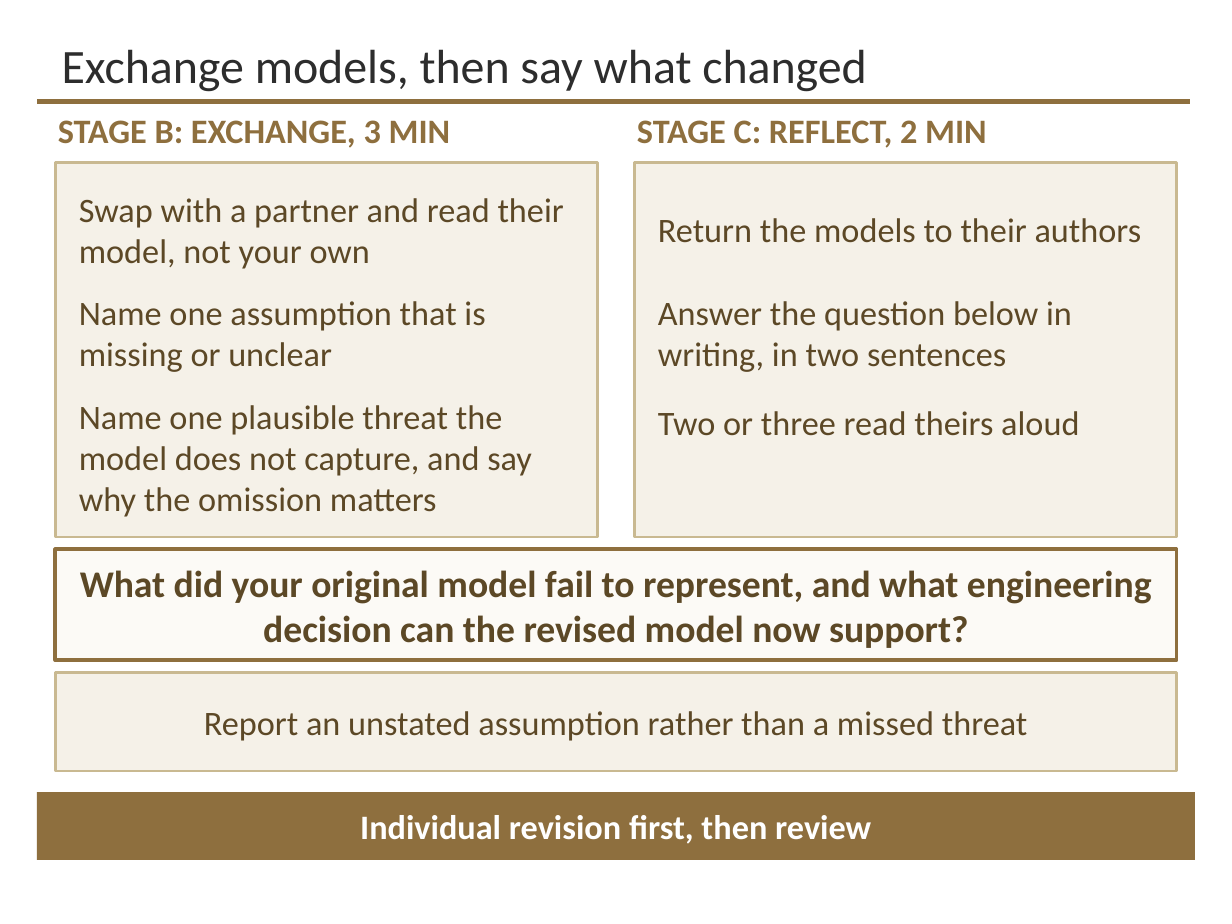
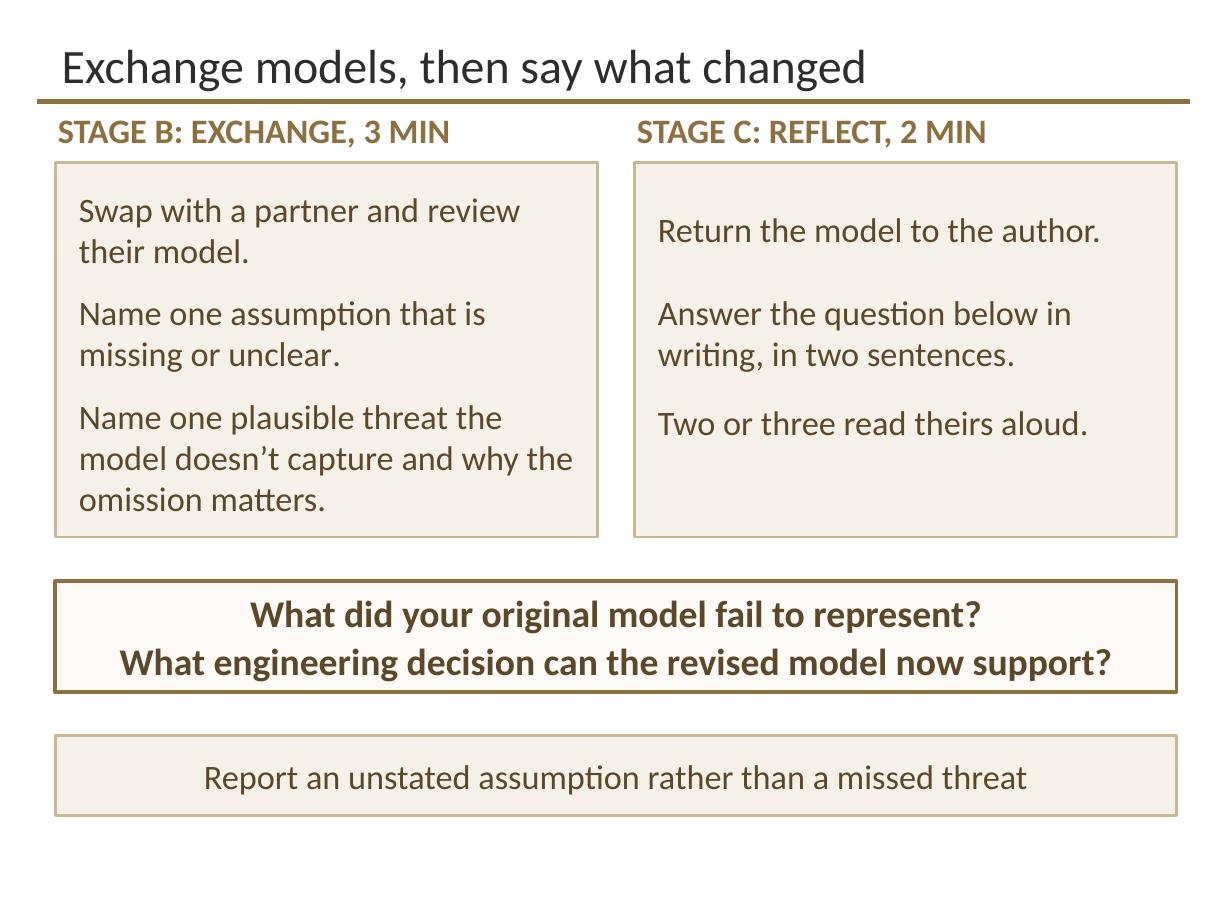
Before and after one commit to davisjam/model-based-agentic-software-engineering, a slide deck: slide 34 of course/lectures/act-3-software-in-the-world/05-security-engineering/3-5-Security-Engineering-1-Threat-Modeling.pptx. Drawn at 1232x924 pixels with LibreOffice and Linux fonts; fonts in the diff are those of the drawing; background and template pictures are left out. Boxes give left, top, right and bottom in pixels: in the first picture for what was removed or moved away, otherwise in the second. Text is boxed around its words. In the diff, an @@ line names an element or a change of style, - is before the commit and + after.

```diff
--- a/course/lectures/act-3-software-in-the-world/05-security-engineering/3-5-Security-Engineering-1-Threat-Modeling.pptx
+++ b/course/lectures/act-3-software-in-the-world/05-security-engineering/3-5-Security-Engineering-1-Threat-Modeling.pptx
@@ text at (x1=79, y1=198, x2=520, y2=264): text changed @@
-Swap with a partner and read their model, not your own
+Swap with a partner and review their model.
@@ text at (x1=658, y1=218, x2=1101, y2=243): text changed @@
-Return the models to their authors
+Return the model to the author.
@@ text at (x1=79, y1=301, x2=485, y2=372): text changed @@
-Name one assumption that is missing or unclear
+Name one assumption that is missing or unclear.
@@ text at (x1=658, y1=301, x2=1072, y2=372): text changed @@
-Answer the question below in writing, in two sentences
+Answer the question below in writing, in two sentences.
@@ text at (x1=79, y1=405, x2=573, y2=512): text changed @@
-Name one plausible threat the model does not capture, and say why the omission matters
+Name one plausible threat the model doesn’t capture and why the omission matters.
@@ text at (x1=658, y1=411, x2=1088, y2=436): text changed @@
-Two or three read theirs aloud
+Two or three read theirs aloud.
@@ rectangle "What did your original model ..." moved from (x1=55, y1=549, x2=1177, y2=660) to (x1=55, y1=582, x2=1177, y2=692) @@
@@ text in rectangle at (x1=120, y1=600, x2=1112, y2=682): text changed @@
-What did your original model fail to represent, and what engineering decision can the revised model now support?
+What did your original model fail to represent?
+What engineering decision can the revised model now support?
@@ rectangle "Report an unstated assumption rather ..." resized from (x1=55, y1=673, x2=1177, y2=771) to (x1=55, y1=736, x2=1177, y2=816) @@
@@ rectangle removed at (x1=37, y1=792, x2=1195, y2=860) @@
-Individual revision first, then review
```
Also in this commit, not shown: 20 other slides changed, 7 slides removed.
